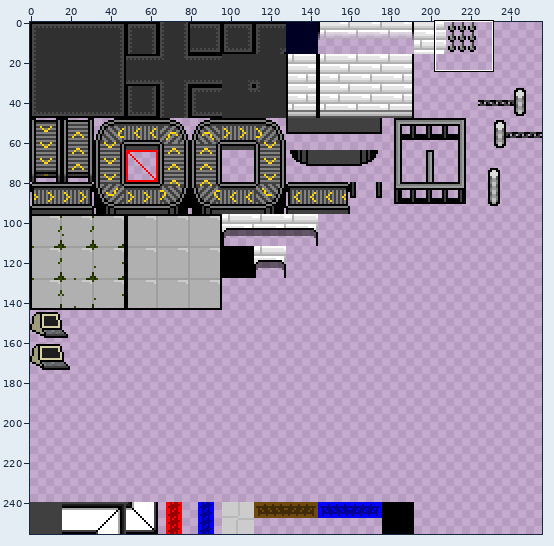
A sprite sheet gets an edit: Assets/Maps/tileset.png. Above: a wide view before the commit, with the close-up outlined.
Close-up. As it was:
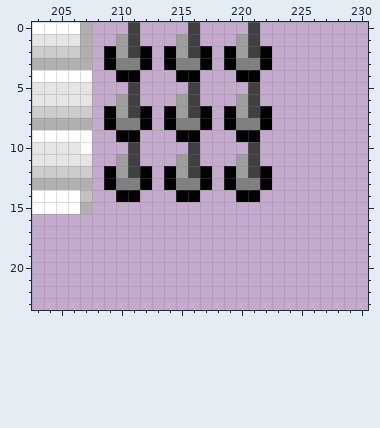
The file is 256x256 pixels. Colours within 5 levels of each other are drawn and written as one. Shown: x 203..230, y 0..23.
After the commit:
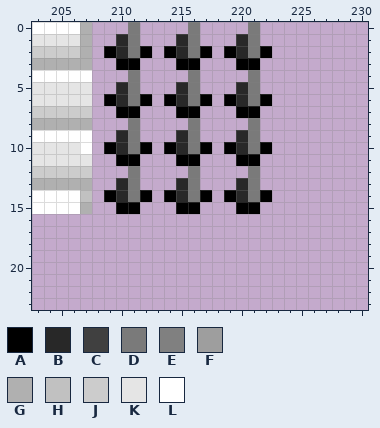
Palette (. is transparent): A #000000  B #282828  C #404040  D #7a7a7a  E #808080  F #9e9e9e  G #b0b0b0  H #c1c1c1  J #cccccc  K #e5e5e5  L #ffffff
Edits made:
y 0: x 211 C -> D; x 216 C -> D; x 221 C -> D
y 1..2: x 210..211 FC -> BD; x 215..216 FC -> BD; x 220..221 FC -> BD
y 3: x 209..212 AEEA -> .AA.; x 214..217 AEEA -> .AA.; x 219..222 AEEA -> .AA.
y 4: x 210..211 AA -> .D; x 215..216 AA -> .D; x 220..221 AA -> .D
y 5: x 210..211 .C -> BD; x 215..216 .C -> BD; x 220..221 .C -> BD
y 6: x 209..212 .FC. -> ABDA; x 214..217 .FC. -> ABDA; x 219..222 .FC. -> ABDA
y 7: x 209..212 AFCA -> .AA.; x 214..217 AFCA -> .AA.; x 219..222 AFCA -> .AA.
y 8: x 209..212 AEEA -> ..D.; x 214..217 AEEA -> ..D.; x 219..222 AEEA -> ..D.
y 9: x 210..211 AA -> BD; x 215..216 AA -> BD; x 220..221 AA -> BD
y 10: x 209..212 ..C. -> ABDA; x 214..217 ..C. -> ABDA; x 219..222 ..C. -> ABDA
y 11: x 210..211 FC -> AA; x 215..216 FC -> AA; x 220..221 FC -> AA
y 12: x 209..212 AFCA -> ..D.; x 214..217 AFCA -> ..D.; x 219..222 AFCA -> ..D.
y 13: x 209..212 AEEA -> .BD.; x 214..217 AEEA -> .BD.; x 219..222 AEEA -> .BD.
y 14: x 209..212 .AA. -> ABDA; x 214..217 .AA. -> ABDA; x 219..222 .AA. -> ABDA
y 15: x 210..211 .. -> AA; x 215..216 .. -> AA; x 220..221 .. -> AA
Where, in picture pixels (left, top, right, bottom), the same in both close-ups:
changed: (104, 22, 272, 214)
